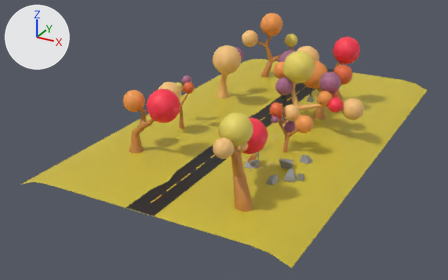
What one commit did to the Blender file public/Blender/scene.blend.
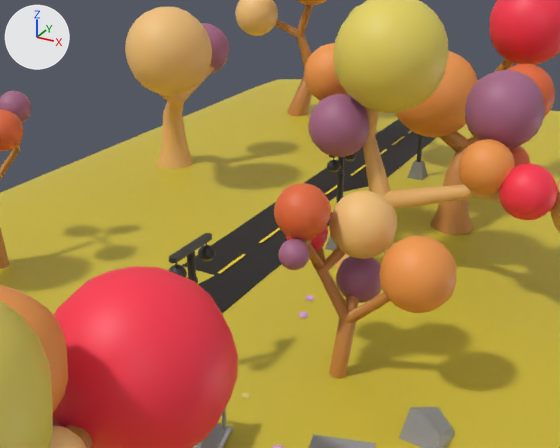
Each version is shown whole from a 50 mm camera at (45.6, -94.3, 42.2) aimed at (-3.1, -5.9, -2.0), then close up from a 50 mm camera at (21.0, -34.1, 18.7) aimed at (7.2, -9.2, 6.2). Arrows for +X, +Y and +Z are at upper left; the lights stay in place. The first two pictures are the older version.

The scene before the commit, as lines of its bpy script (objects in view):
```python
ob_sphere_018 = bpy.data.objects.new('Sphere.018', me_sphere_020)
ob_sphere_018.location = (8.47, -9.6, 6.69)
ob_sphere_019 = bpy.data.objects.new('Sphere.019', me_sphere_021)
ob_sphere_019.location = (10.3, -7.88, 5.77)
ob_sphere_036 = bpy.data.objects.new('Sphere.036', me_sphere_037)
ob_sphere_036.location = (10.07, -7.4, 3.27)
ob_tree1r = bpy.data.objects.new('tree1R', cu_cube_009)
ob_tree1r.location = (9.98, -9.18, 0.0)
# also in view: 'Sphere.033' at (15.1, -0.4, 6.1); 'Sphere.017' at (8.6, -10.6, 5.8); 'Sphere.003' at (-8.5, -8.6, 7.7); 'Sphere.023' at (13.1, 1.9, 9.0); 'Sphere.022' at (4.0, 2.5, 9.6)
```
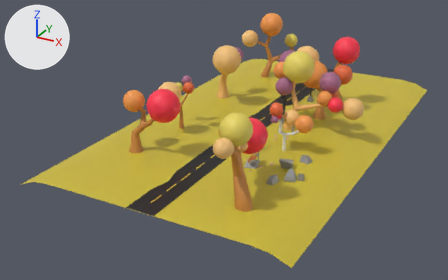
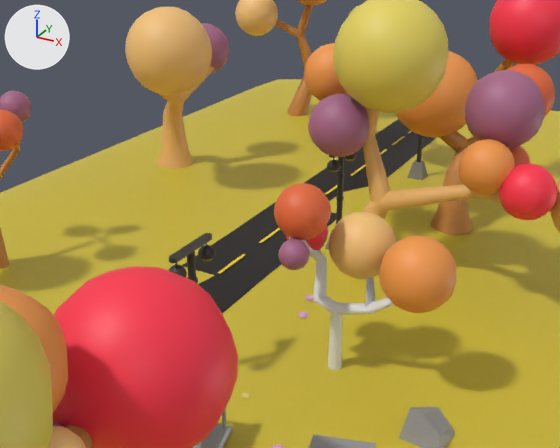
The change, as a list of edits to the scene's bpy script:
```text
Add cu_cube_010:
    cu_cube_010 = bpy.data.curves.new('Cube.010', 'CURVE')
    cu_cube_010.dimensions = '3D'
    _sp = cu_cube_010.splines.new('POLY'); _sp.points.add(18)
    _sp.points.foreach_set('co', [0.0, 0.0, 0.0, 0.0, 0.0, 0.0, 2.768, 0.0, -0.863, 0.194, 2.929, 0.0, -1.058, 0.703, 4.485, 0.0, -1.65, -0.597, 5.828, 0.0, -0.968, -1.837, 5.83, 0.0, -1.65, -0.597, 5.828, 0.0, -1.282, -0.889, 6.681, 0.0, -1.65, -0.597, 5.828, 0.0, -1.058, 0.703, 4.485, 0.0, -1.489, 0.698, 5.081, 0.0, -1.058, 0.703, 4.485, 0.0, -0.863, 0.194, 2.929, 0.0, 0.0, 0.0, 2.768, 0.0, 1.478, 0.0, 3.207, 0.0, 1.478, 0.0, 3.207, 0.0, 1.035, 0.83, 4.617, 0.0, 1.478, 0.0, 3.207, 0.0, 3.484, 0.209, 4.491, 0.0])
    _sp.points.foreach_set('radius', [1.0, 0.93, 0.961, 0.726, 0.839, 0.522, 0.839, 0.777, 0.839, 0.726, 0.398, 0.726, 0.961, 0.93, 0.836, 0.836, 0.38, 0.836, 0.906])
    _sp.order_v = 0
    _sp.resolution_v = 0
    _sp.use_endpoint_u = True
    _sp.use_smooth = False
    cu_cube_010.bevel_depth = 0.29
    cu_cube_010.fill_mode = 'FULL'
Remove ob_tree1r:
    ob_tree1r = bpy.data.objects.new('tree1R', cu_cube_009)
    ob_tree1r.location = (9.98, -9.18, 0.0)
Change ob_sphere_019:
    ob_sphere_019.location: (10.3, -7.88, 5.77) -> (10.3, -7.88, 4.87)
Remove ob_sphere_036:
    ob_sphere_036 = bpy.data.objects.new('Sphere.036', me_sphere_037)
    ob_sphere_036.location = (10.07, -7.4, 3.27)
Add ob_cube:
    ob_cube = bpy.data.objects.new('Cube', cu_cube_010)
    ob_cube.location = (9.64, -8.74, 0.0)
```

Pixel boxes (x1, y1, x2, y2) of what changed, in the close-ups (560 x 448 px):
'Sphere.019', moved: before (329, 191, 397, 259); after (329, 212, 396, 279)
'tree1R', deleted (orange): before (301, 239, 391, 379)
'Cube', added: after (289, 237, 394, 370)
'Sphere.036', deleted: before (336, 256, 382, 303)
